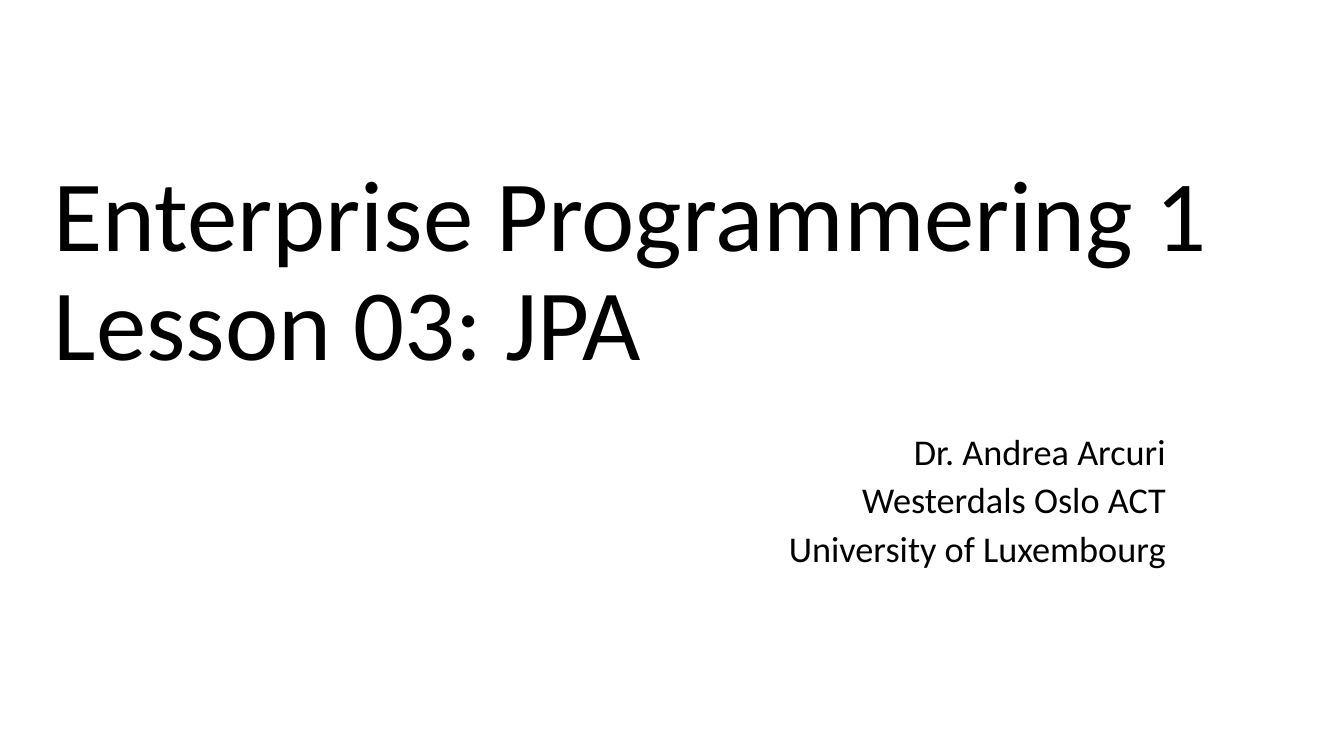
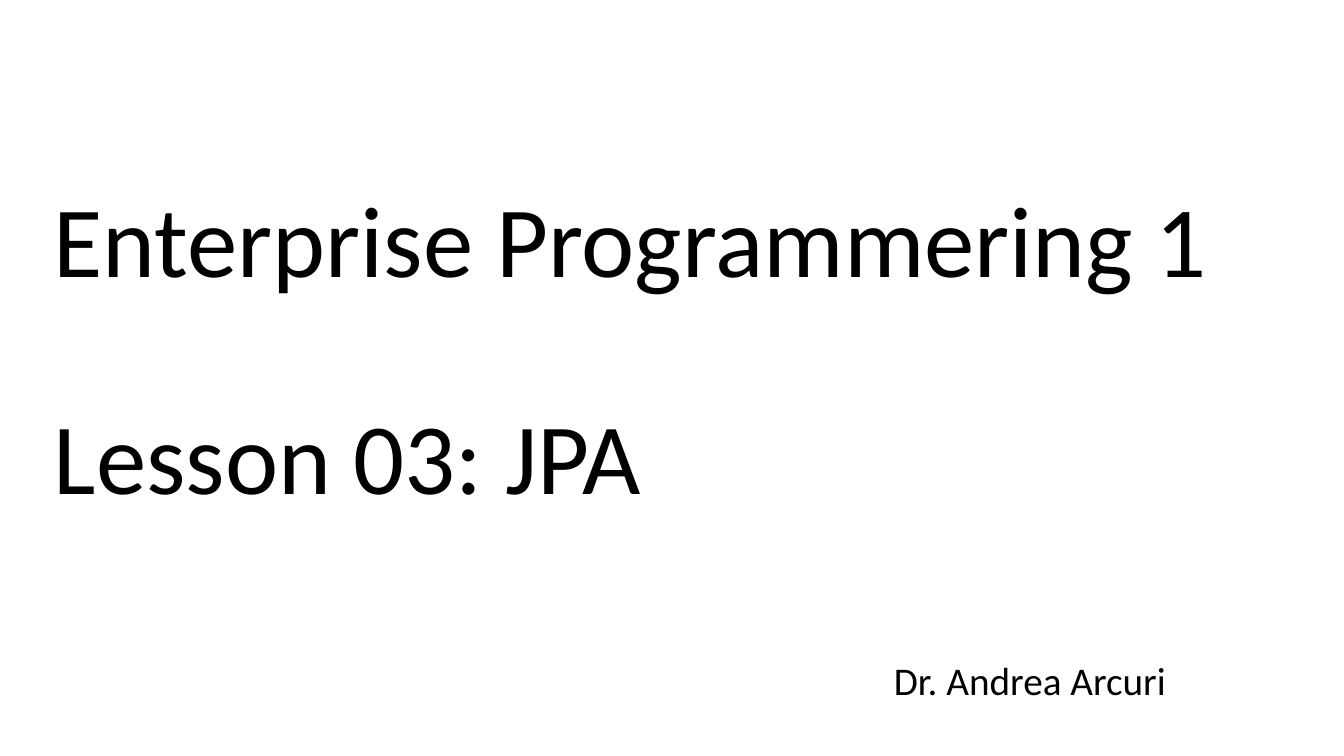
Before and after one commit to arcuri82/testing_security_development_enterprise_systems, a slide deck: slide 1 of doc/intro/slides/lesson_03_jpa.pptx. Drawn at 1344x756 pixels with LibreOffice and Linux fonts; fonts in the diff are those of the drawing. Boxes give left, top, right and bottom in pixels: in the first picture for what was removed or moved away, otherwise in the second. Text is boxed around its words. In the diff, an @@ line names an element or a change of style, - is before the commit and + after.

```diff
--- a/doc/intro/slides/lesson_03_jpa.pptx
+++ b/doc/intro/slides/lesson_03_jpa.pptx
@@ title "Enterprise Programmering 1 Lesson 03: ..." rewrapped from <box>54,181,1207,361</box> to <box>54,207,1207,495</box> @@
@@ subtitle at <box>789,487,1166,569</box>: paragraphs removed @@
-Westerdals Oslo ACT
-University of Luxembourg
@@ subtitle "Dr. Andrea Arcuri": place and size @@
-subtitle "Dr. Andrea Arcuri" at <box>789,439,1166,569</box>
+subtitle "Dr. Andrea Arcuri" at <box>894,667,1165,696</box>
@@ subtitle "Dr. Andrea Arcuri" at <box>894,667,1165,696</box>: size 25.9 to 28 pt; line spacing 0.8 to 0.9 @@
```
Also in this commit, not shown: 4 other slides changed, 30 other files.
